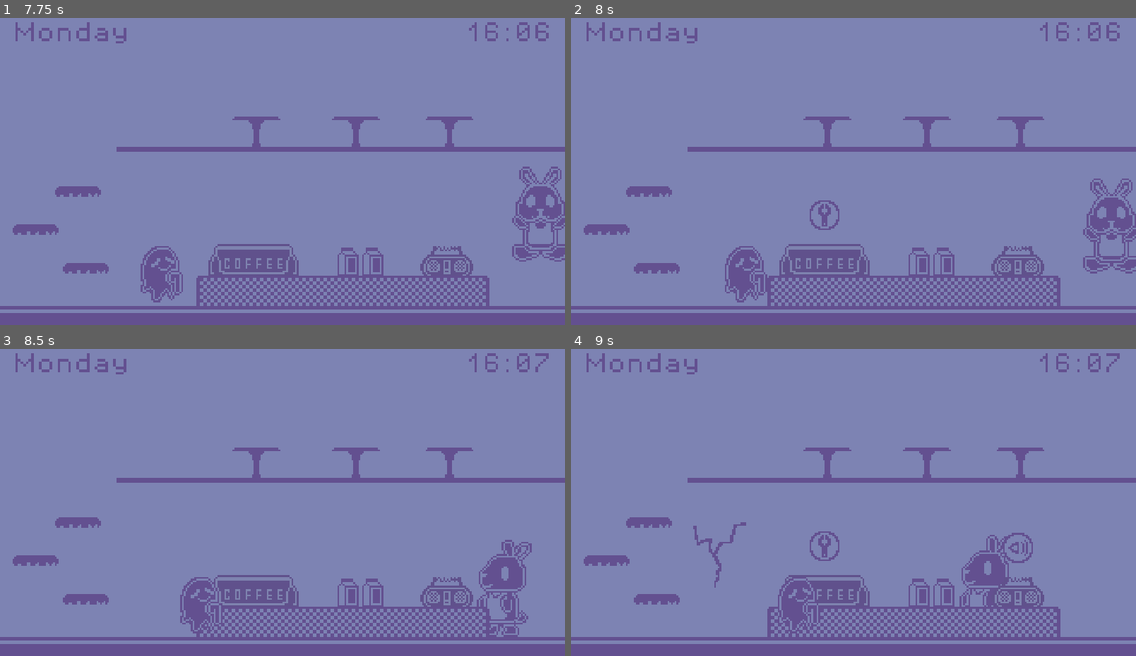
Above: before the commit, frames 1-4 (two rows, left to right).
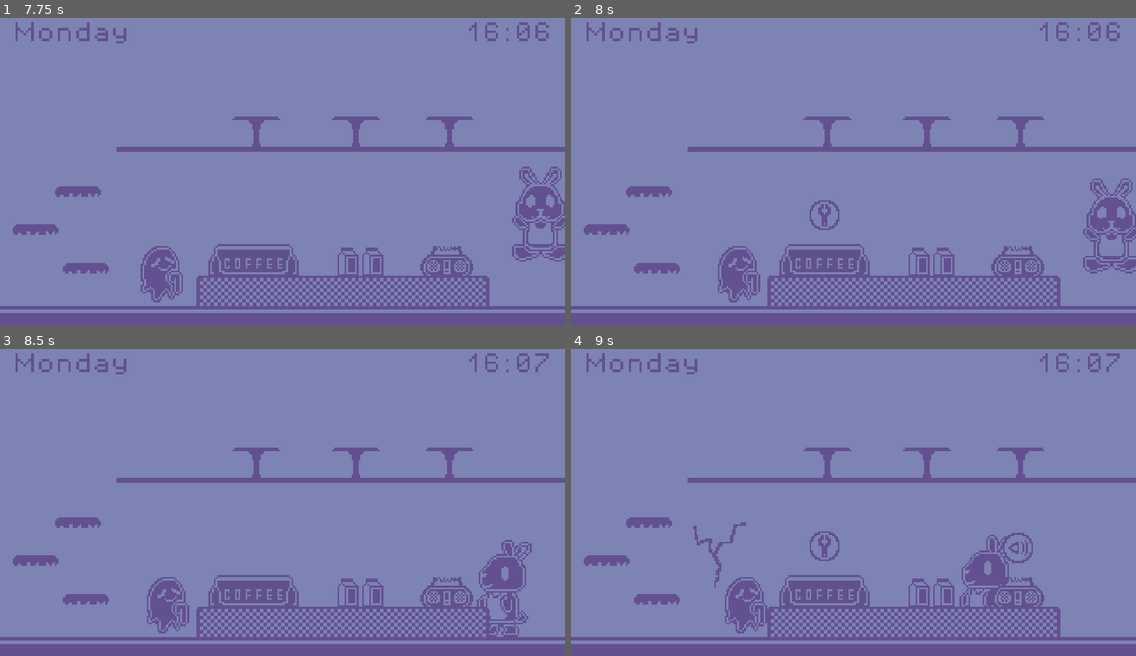
Above: after the commit, the same moments.

Repository: yndajas/1-bit-jam-2
Game: Godot game, scene res://scenes/menu.tscn
The game is run twice, just before and just after one commit, with the same random seed, the same clock (stepped at 60 frames per second) and the same inputs. Sound files missing from this copy of the repository are replaced by a short silence.
Inputs:
- Up to frame 1 (7.75 s): tap Enter (continue) at 0.5, 0.6, 1.25, 2.1, 3.6, 5.1, 6.6 s; hold Right (move_right) 0.53-2.03 s; tap Up (jump) at 0.77, 1.52, 3.02, 3.77, 4.52, 6.02, 6.77, 7.52 s; tap Z (interact) every 1.5 s from 1.35 to 7.35 s; hold Left (move_left) 2.03-4.28 s; hold Right (move_right) from 4.28 s (still down)
- Up to frame 2 (8 s): keep holding Right (move_right)
- Up to frame 3 (8.5 s): release Right (move_right) at 8.03 s; hold Left (move_left) from 8.03 s (still down); tap Enter (continue) at 8.1 s
- Up to frame 4 (9 s): keep holding Left (move_left); tap Z (interact) at 8.85 s

Frame 1 is identical in both runs. In frame 2, 0.6% of the frame differs, in the area x 26-35%, y 74-93%; in frame 3, 1.4%, in the area x 26-40%, y 74-93%; in frame 4, 1.3%.

Commit message:
Set max queue position to left of counter

Diff:
--- a/scenes/main.tscn
+++ b/scenes/main.tscn
@@ -157,9 +157,10 @@
 theme_override_colors/default_color = Color(0.388235, 0.313726, 0.564706, 1)
 text = "16:00"
 
-[node name="CustomerSpawner" type="Node2D" parent="." node_paths=PackedStringArray("coffee_machine", "oat_milk", "speaker", "ground_floor")]
+[node name="CustomerSpawner" type="Node2D" parent="." node_paths=PackedStringArray("coffee_machine", "counter", "oat_milk", "speaker", "ground_floor")]
 script = ExtResource("15_wywfk")
 coffee_machine = NodePath("../CoffeeMachine")
+counter = NodePath("../Counter")
 oat_milk = NodePath("../OatMilk")
 speaker = NodePath("../Speaker")
 ground_floor = NodePath("../GroundFloor")
--- a/scripts/customer_spawner.gd
+++ b/scripts/customer_spawner.gd
@@ -3,6 +3,7 @@
 signal customer_arrived
 signal customer_left
 @export var coffee_machine: Area2D
+@export var counter: Sprite2D
 @export var oat_milk: Area2D
 @export var speaker: Area2D
 @export var ground_floor: StaticBody2D
@@ -79,7 +80,9 @@
 
 func maximum_queue_position(sprite: Sprite2D, spawned_index: int) -> int:
 	var queue_position_offset: int = floori(32 * sprite.scale.x * spawned_index)
-	return floori(speaker.global_position.x) - queue_position_offset
+	var counter_half_width = ceili(counter.get_rect().size[0] / 2.0 * counter.scale.x)
+	var counter_left_edge: int = counter.global_position.x - counter_half_width
+	return counter_left_edge - 32 - queue_position_offset
 
 
 func remove_customer(customer_type_index: int) -> void:
